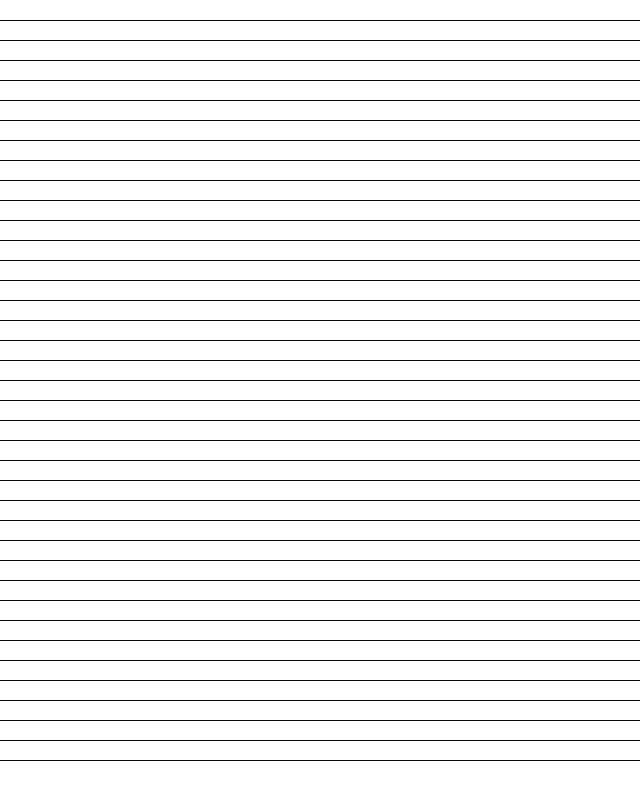
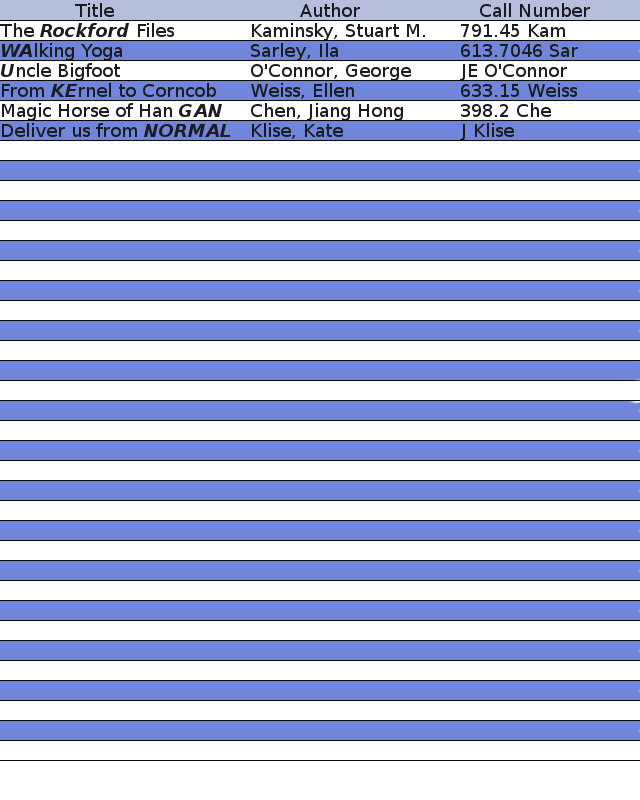
Comparing the layer stacks of the two w=640, h=800 images. Changes:
added group "Text" with 3 layers above "791.45 Kam" over [75, 3, 590, 17]
added layer "Title" in group "Text" over [75, 3, 114, 17]
added layer "Call Number" in group "Text" over [480, 3, 590, 17]
added layer "Author" in group "Text" over [300, 3, 360, 17]
added layer "791.45 Kam" above "Kaminsky, Stuart M." over [461, 24, 565, 37]
added layer "Kaminsky, Stuart M." above "JE O'Connor" over [252, 23, 425, 40]
added layer "JE O'Connor" above "633.15 Weiss" over [460, 64, 567, 80]
added layer "633.15 Weiss" above "Weiss, Ellen" over [461, 83, 577, 97]
added layer "Weiss, Ellen" above "398.2 Che" over [251, 83, 354, 99]
added layer "398.2 Che" above "Chen, Jiang Hong" over [461, 103, 551, 117]
added layer "Chen, Jiang Hong" above "J Klise" over [251, 103, 403, 120]
added layer "J Klise" above "Klise, Kate" over [460, 123, 514, 140]
added layer "Klise, Kate" above "Deliver us from NORMAL" over [252, 123, 343, 139]
added layer "Deliver us from NORMAL" above "Magic Horse of Han GAN" over [2, 123, 231, 137]
added layer "Magic Horse of Han GAN" above "From KErnel to Corncob" over [2, 103, 222, 120]
added layer "From KErnel to Corncob" above "O'Connor, George" over [2, 83, 216, 97]
added layer "O'Connor, George" above "Uncle Bigfoot" over [251, 64, 411, 80]
added layer "Uncle Bigfoot" above "613.7046 Sar" over [1, 63, 120, 80]
added layer "613.7046 Sar" above "Sarley, Ila" over [461, 44, 578, 57]
added layer "Sarley, Ila" above "WAlking Yoga" over [251, 43, 338, 60]
added layer "WAlking Yoga" above "The Rockford Files" over [2, 43, 122, 60]
added layer "The Rockford Files" above "Lines" over [0, 23, 174, 37]
painted on "Lines" over [0, 0, 640, 740]
